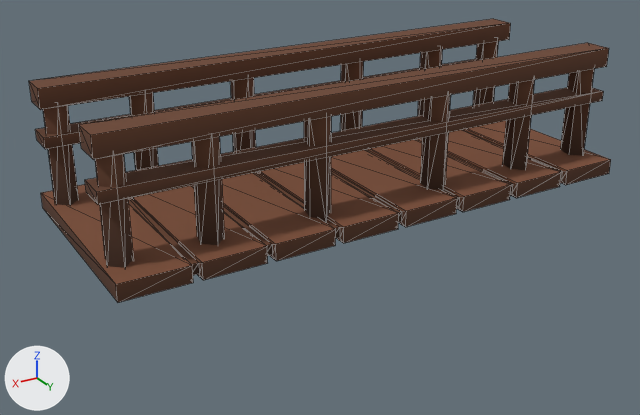
An edit to the FBX model Assets/Model/Bridge.fbx, drawn before and after from the same camera.
Both versions are drawn from a camera (50 mm lens) standing at (2.48, 3.93, 1.83) and looking at (0.12, -0.02, -0.14). The axes (+X, +Y, +Z) are drawn at lower left. The lights are the same throughout. Mesh edges are drawn as thin lines. Where no turn or scale is listed for an object, it has been applied to the vertices.

Names of what the first picture shows: 'Bridge'.
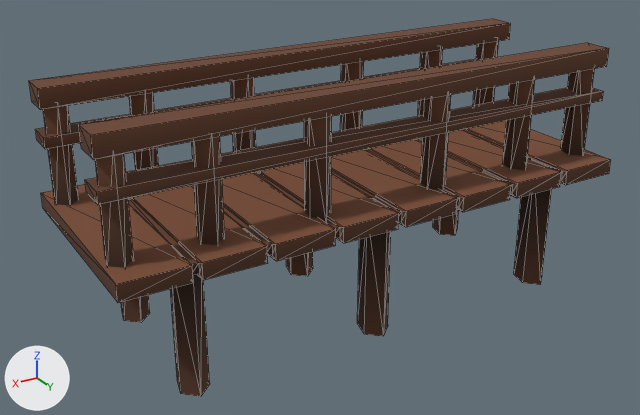
Commit message: Bridge Uppdated

Changed parts and their boxes (x1, y1, x2, y2) in the pictures (640 x 415 px):
'Bridge', reshaped (33% taller): before (29, 19, 611, 303); after (29, 19, 611, 396)
part 1 of me_cube_016, added (brown): after (170, 275, 209, 396)
part 2 of me_cube_016, added (brown): after (357, 231, 391, 336)
part 3 of me_cube_016, added (brown): after (514, 189, 551, 285)
part 4 of me_cube_016, added (brown): after (121, 209, 459, 322)

What the commit changed:
me_cube_016 is used by ob_bridge; location (0.0, 0.0, 0.0).
me_cube_016 had 272 vertices, 404 faces and spanned x -1.51..1.51, y -0.6..0.6, z -0.05..0.67.
me_cube_016 now has 332 vertices, 464 faces and spans x -1.51..1.51, y -0.6..0.6, z -0.74..0.67.
me_cube_016 part 1: the loose piece of 10 vertices spanning x 0.31..0.44, y 0.32..0.47, z 0.0..0.59 is copied, and the copy is scaled about its middle by 1.26, then moved by (0.73, 0.01, -0.67); it spans x 1.03..1.18, y 0.31..0.5, z -0.74..-0.01.
me_cube_016 part 2: the loose piece of 10 vertices spanning x 0.31..0.44, y 0.32..0.47, z 0.0..0.59 is copied, and the copy is scaled about its middle by 1.26, then moved by (-0.36, 0.01, -0.67); it spans x -0.06..0.1, y 0.31..0.5, z -0.74..-0.01.
me_cube_016 part 3: the loose piece of 10 vertices spanning x -1.47..-1.35, y 0.32..0.47, z 0.0..0.59 is copied, and the copy is scaled about its middle by 1.26, then moved by (0.26, 0.01, -0.67); it spans x -1.23..-1.07, y 0.31..0.5, z -0.74..-0.01.
Part 4, on me_cube_016:
15 vertices are added at x -1.23..1.18, y -0.52..-0.33, z -0.74.
15 new vertices lie (0.0, 0.0, 0.73) away from vertices in x -1.23..1.18, y -0.52..-0.33, z -0.74.
30 new faces join them.
